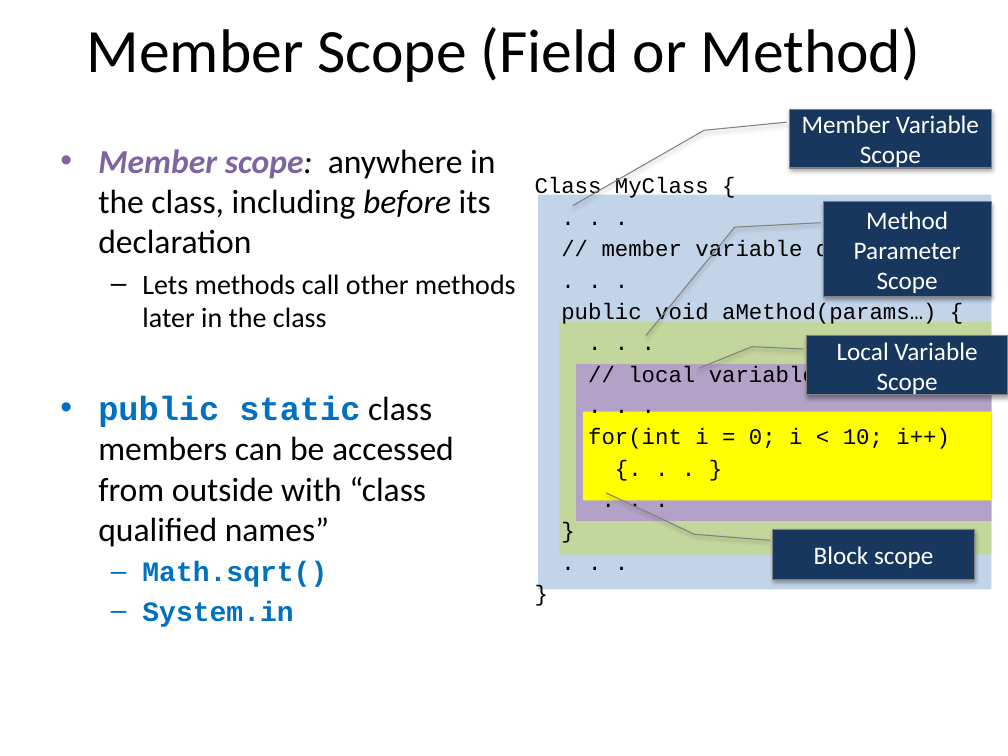
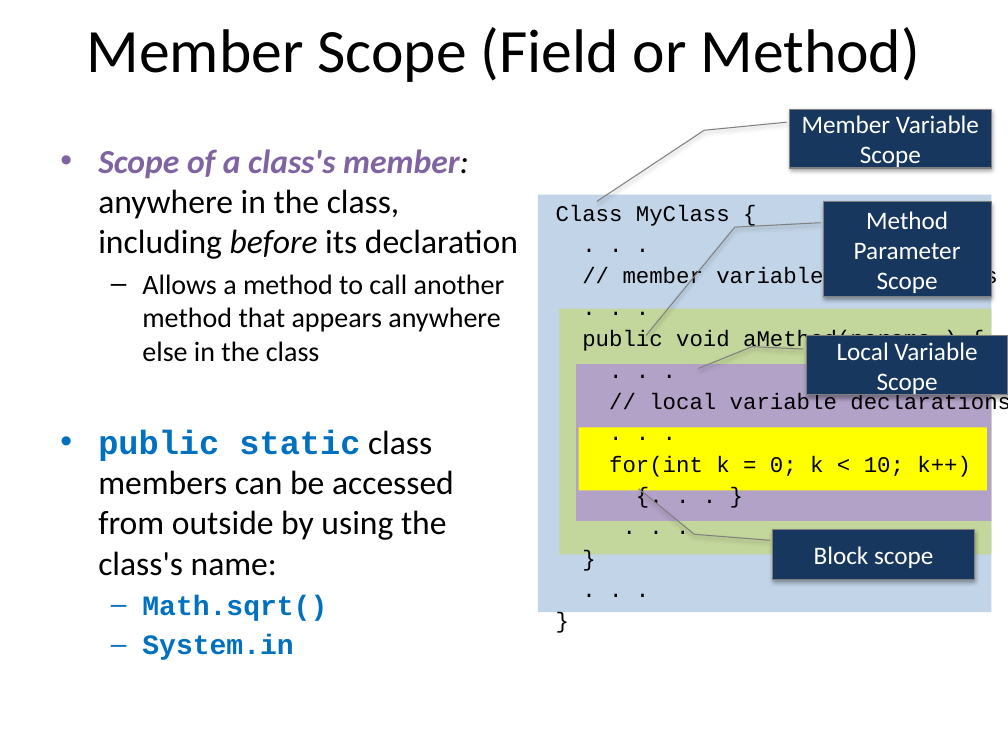
Before and after one commit to RHIT-CSSE/csse220, a slide deck: slide 8 of ClassMaterials/IntroToUnitTesting/Slides/UnitTesting.pptx (slide 7 before the commit). Drawn at 1008x756 pixels with LibreOffice and Linux fonts; fonts in the diff are those of the drawing. Boxes give left, top, right and bottom in pixels: in the first picture for what was removed or moved away, otherwise in the second. Text is boxed around its words. In the diff, an @@ line names an element or a change of style, - is before the commit and + after.

```diff
--- a/ClassMaterials/IntroToUnitTesting/Slides/UnitTesting.pptx
+++ b/ClassMaterials/IntroToUnitTesting/Slides/UnitTesting.pptx
@@ text at (98,149,518,576): text changed @@
-• Member scope: anywhere in the class, including before its declaration
-  – Lets methods call other methods later in the class
-• public static class members can be accessed from outside with “class qualified names”
+• Scope of a class's member: anywhere in the class, including before its declaration
+  – Allows a method to call another method that appears anywhere else in the class
+• public static class members can be accessed from outside by using the class's name:
@@ text "Class MyClass {": place and size @@
-text "Class MyClass {" at (535,177,990,449)
+text "Class MyClass {" at (556,205,1008,477)
@@ rectangle: place and size @@
-rectangle at (538,195,992,590)
+rectangle at (538,195,992,612)
@@ rectangle: place and size @@
-rectangle at (559,323,992,554)
+rectangle at (559,308,992,554)
@@ rectangle: place and size @@
-rectangle at (583,411,991,500)
+rectangle at (579,427,987,490)
@@ text at (609,455,971,477): text changed @@
-for(int i = 0; i < 10; i++)
+for(int k = 0; k < 10; k++)
```
Also in this commit, not shown: 4 other slides changed, 3 slides added.
